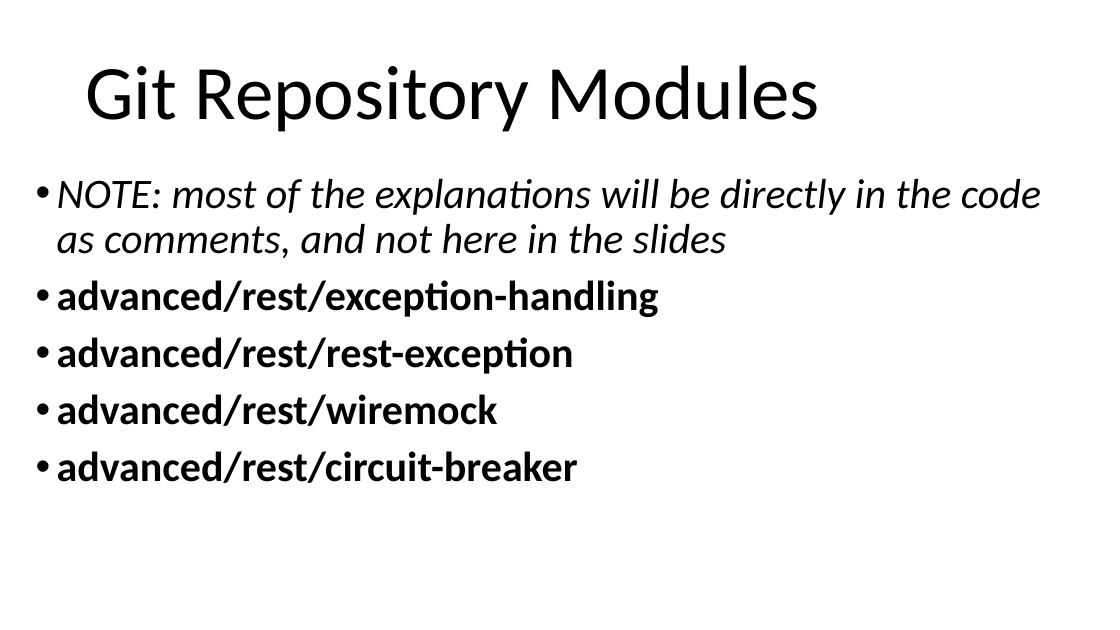
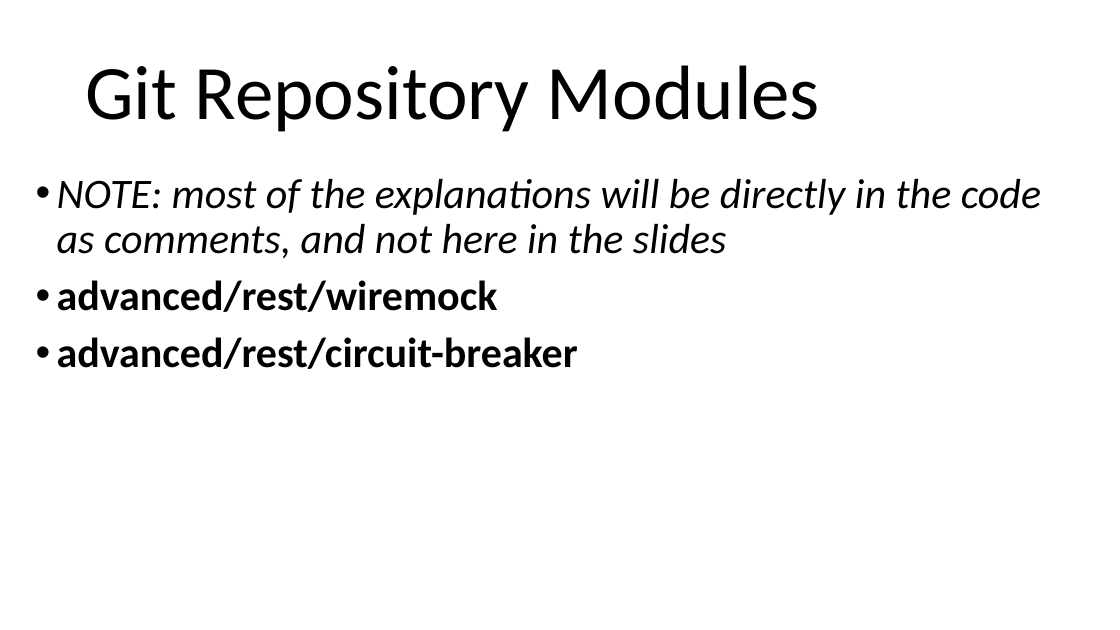
Before and after one commit to arcuri82/testing_security_development_enterprise_systems, a slide deck: slide 11 of doc/advanced/slides/lesson_06.pptx (slide 15 before the commit). Drawn at 1120x630 pixels with LibreOffice and Linux fonts; fonts in the diff are those of the drawing. Boxes give left, top, right and bottom in pixels: in the first picture for what was removed or moved away, otherwise in the second. Text is boxed around its words. In the diff, an @@ line names an element or a change of style, - is before the commit and + after.

```diff
--- a/doc/advanced/slides/lesson_06.pptx
+++ b/doc/advanced/slides/lesson_06.pptx
@@ text at (x1=57, y1=280, x2=659, y2=374): paragraphs removed @@
-• advanced/rest/exception-handling
-• advanced/rest/rest-exception
```
Also in this commit, not shown: 2 other slides changed, 4 slides removed, 17 other files.
